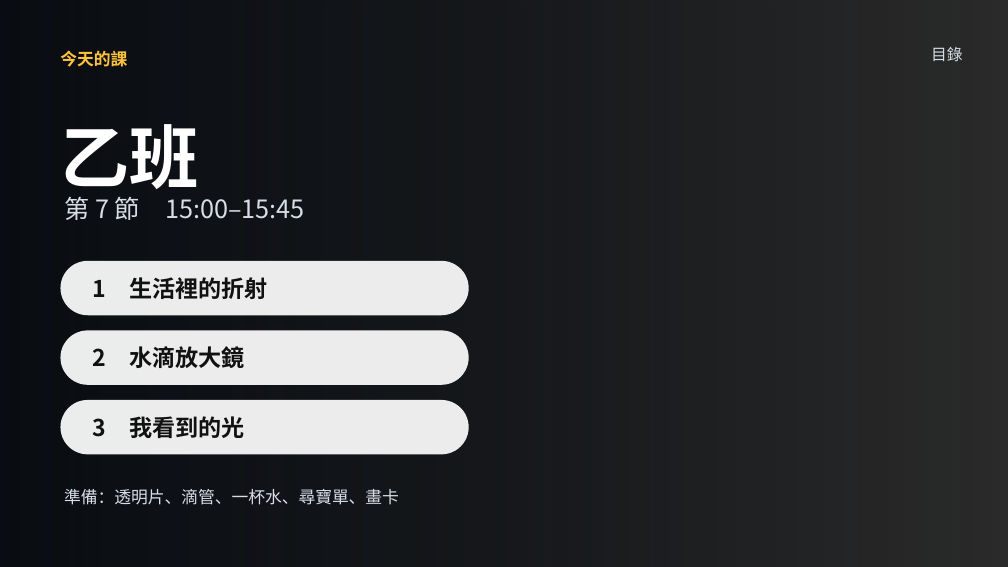
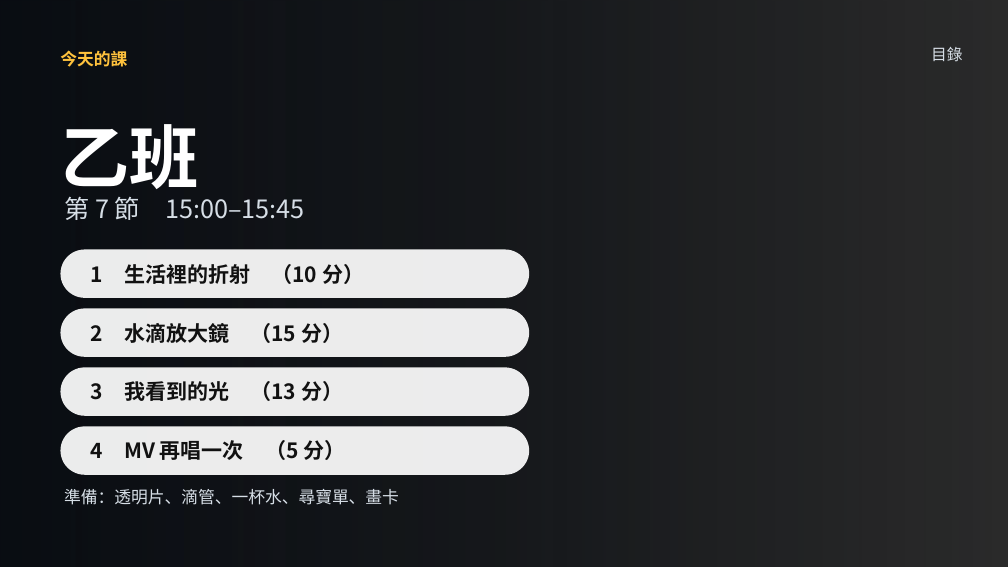
Before and after one commit to classtools1020/sports-results, a slide deck: slide 11 of f8f9fc3bd1/slides.pptx (slide 10 before the commit). Drawn at 1008x567 pixels with LibreOffice and Linux fonts; fonts in the diff are those of the drawing; background and template pictures are left out; a plain dark background stands for a picture behind light text. Boxes give left, top, right and bottom in pixels: in the first picture for what was removed or moved away, otherwise in the second. Text is boxed around its words. In the diff, an @@ line names an element or a change of style, - is before the commit and + after.

```diff
--- a/f8f9fc3bd1/slides.pptx
+++ b/f8f9fc3bd1/slides.pptx
@@ rounded rectangle "1 生活裡的折射 （10 分）": place and size @@
-rounded rectangle "1 生活裡的折射 （10 分）" at <box>60,261,469,315</box>
+rounded rectangle "1 生活裡的折射 （10 分）" at <box>60,250,529,298</box>
@@ text in rounded rectangle at <box>91,264,364,284</box>: text changed; size 22 to 20 pt @@
-1 生活裡的折射
+1 生活裡的折射 （10 分）
@@ rounded rectangle "2 水滴放大鏡 （15 分）": place and size @@
-rounded rectangle "2 水滴放大鏡 （15 分）" at <box>60,330,469,385</box>
+rounded rectangle "2 水滴放大鏡 （15 分）" at <box>60,309,529,357</box>
@@ text in rounded rectangle at <box>91,323,343,343</box>: text changed; size 22 to 20 pt @@
-2 水滴放大鏡
+2 水滴放大鏡 （15 分）
@@ rounded rectangle "3 我看到的光 （13 分）": place and size @@
-rounded rectangle "3 我看到的光 （13 分）" at <box>60,400,469,454</box>
+rounded rectangle "3 我看到的光 （13 分）" at <box>60,368,529,416</box>
@@ text in rounded rectangle at <box>91,381,343,401</box>: text changed; size 22 to 20 pt @@
-3 我看到的光
+3 我看到的光 （13 分）
@@ rounded rectangle added at <box>60,426,529,475</box>, fill #FFFFFF at 92% opacity, 20 pt, text #111111, bold @@
+4 MV 再唱一次 （5 分）
```
Also in this commit, not shown: 11 other slides changed, 2 slides added, 6 other files.
